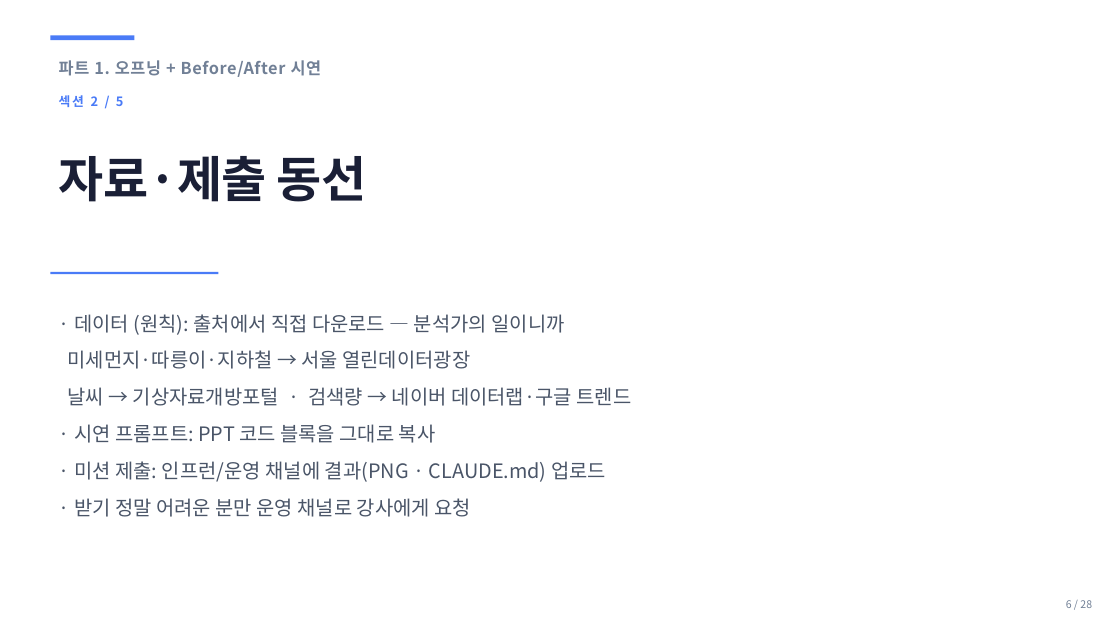
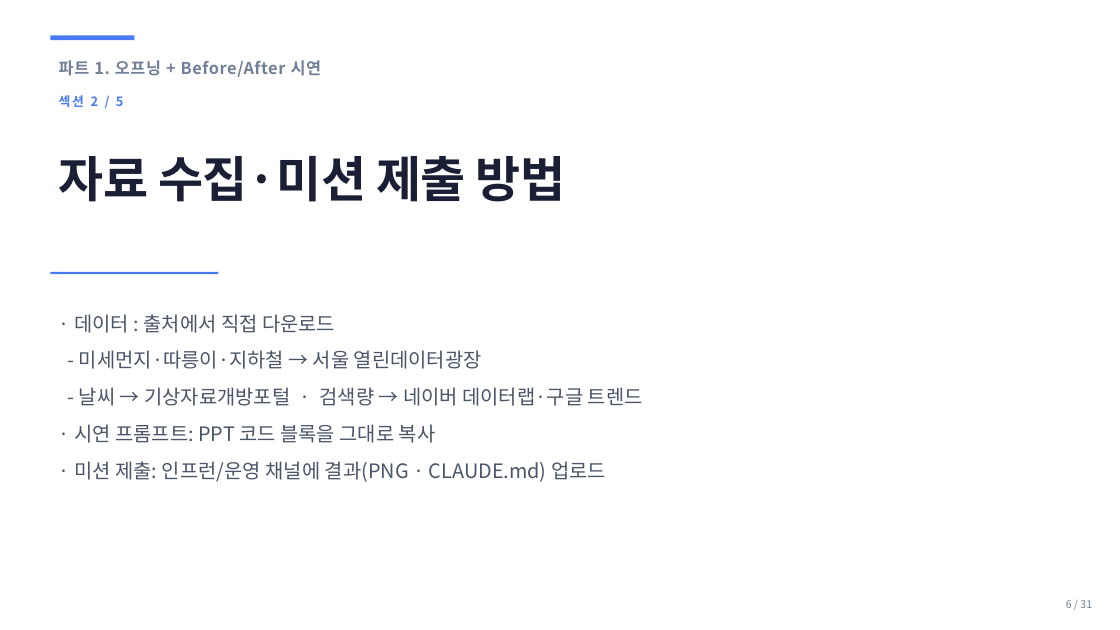
Before and after one commit to sujinpark-datapopcorn/inflearn_ccd_challenge, a slide deck: slide 6 of ppt/b2g_day1_setup.pptx. Drawn at 1120x630 pixels with LibreOffice and Linux fonts; fonts in the diff are those of the drawing. Boxes give left, top, right and bottom in pixels: in the first picture for what was removed or moved away, otherwise in the second. Text is boxed around its words. In the diff, an @@ line names an element or a change of style, - is before the commit and + after.

```diff
--- a/ppt/b2g_day1_setup.pptx
+++ b/ppt/b2g_day1_setup.pptx
@@ text at [59, 156, 566, 202]: text changed @@
-자료·제출 동선
+자료 수집·미션 제출 방법
@@ text at [74, 314, 643, 406]: text changed @@
-· 데이터 (원칙): 출처에서 직접 다운로드 — 분석가의 일이니까
-미세먼지·따릉이·지하철 → 서울 열린데이터광장
-날씨 → 기상자료개방포털 · 검색량 → 네이버 데이터랩·구글 트렌드
+· 데이터 : 출처에서 직접 다운로드
+- 미세먼지·따릉이·지하철 → 서울 열린데이터광장
+- 날씨 → 기상자료개방포털 · 검색량 → 네이버 데이터랩·구글 트렌드
@@ text at [74, 498, 471, 517]: paragraph removed @@
-· 받기 정말 어려운 분만 운영 채널로 강사에게 요청
@@ text at [1066, 600, 1092, 608]: text changed @@
-6 / 28
+6 / 31
```
Also in this commit, not shown: 26 other slides changed, 3 slides added, 4 other files.
